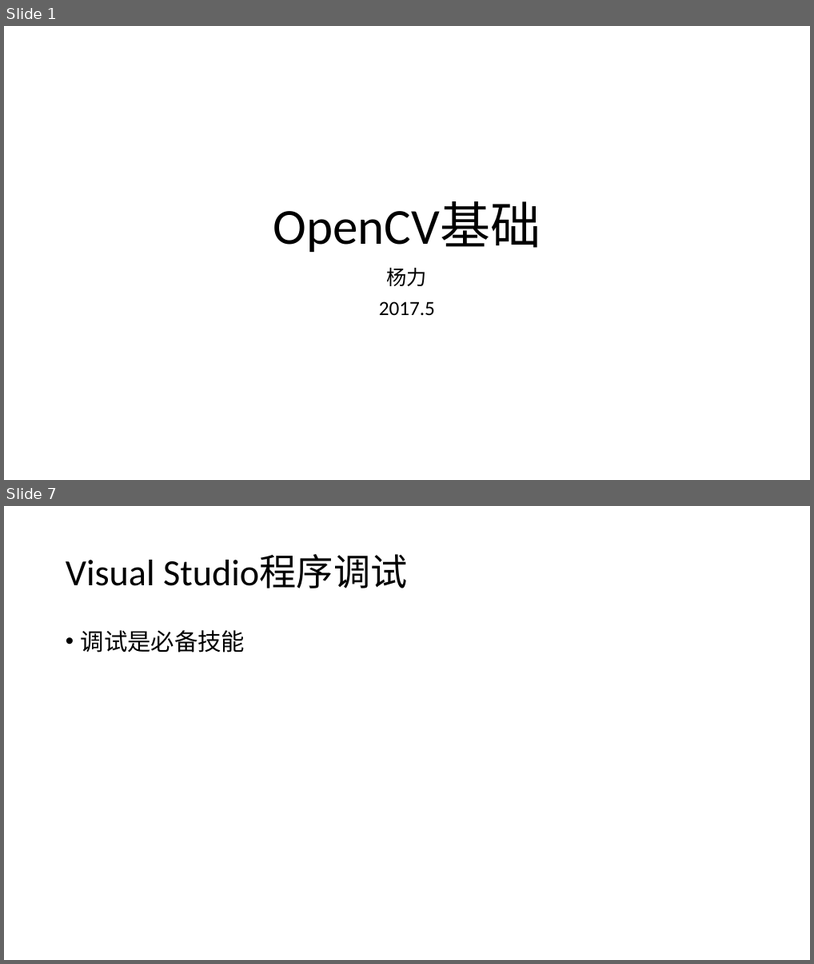
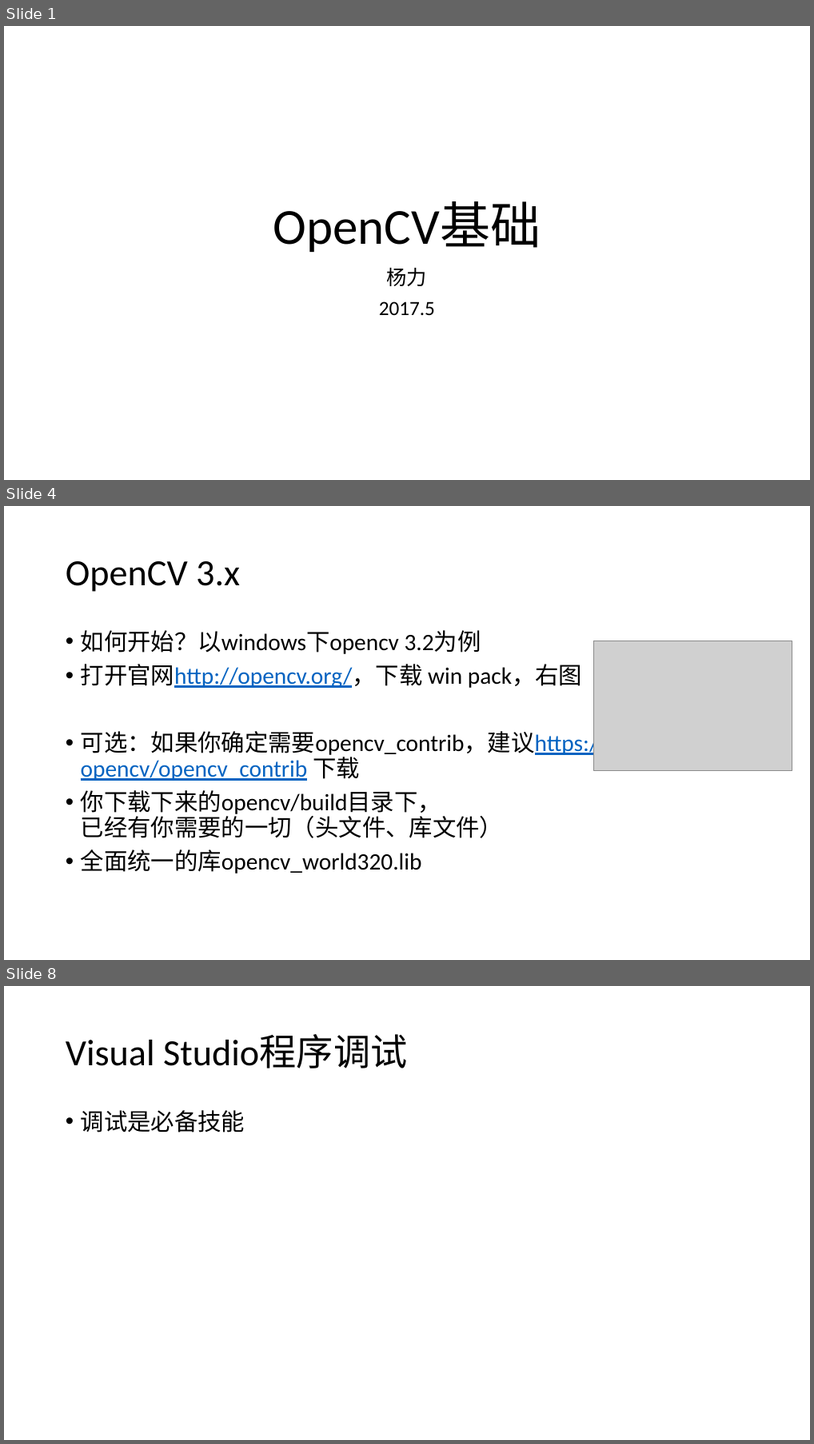
Before and after one commit to ai4c/doc, a slide deck: cv/opencv基础-杨力.pptx. Shown one above the other, each under a label of ours: slides 1 and 7 before the commit, slides 1, 4 and 8 after it; the slides between them are not shown. The pictures are 814x964 and 814x1444 pixels, drawn with LibreOffice and Linux fonts; fonts in the diff are those of the drawing; grey boxes stand for pictures. Boxes give left, top, right and bottom in pixels: in the first picture for what was removed or moved away, otherwise in the second. Text is boxed around its words. In the diff, an @@ line names an element or a change of style, - is before the commit and + after.

```diff
--- a/cv/opencv基础-杨力.pptx
+++ b/cv/opencv基础-杨力.pptx
@@ slide 4 added at (4,506,810,960), background #FFFFFF @@
@@ title added at (66,561,240,592), 44 pt, text #000000 @@
+OpenCV 3.x
@@ text added at (81,630,725,873), 28 pt, text #000000 @@
+• 如何开始？以windows下opencv 3.2为例
+• 打开官网http://opencv.org/，下载 win pack，右图
+• 可选：如果你确定需要opencv_contrib，建议https://github.com/opencv/opencv_contrib 下载
+• 你下载下来的opencv/build目录下，
+  已经有你需要的一切（头文件、库文件）
+• 全面统一的库opencv_world320.lib
@@ picture added at (594,640,792,770) @@
@@ what was slide 7 is now slide 8 @@
```
Also in this commit, not shown: 5 slides changed, 1 other file.
